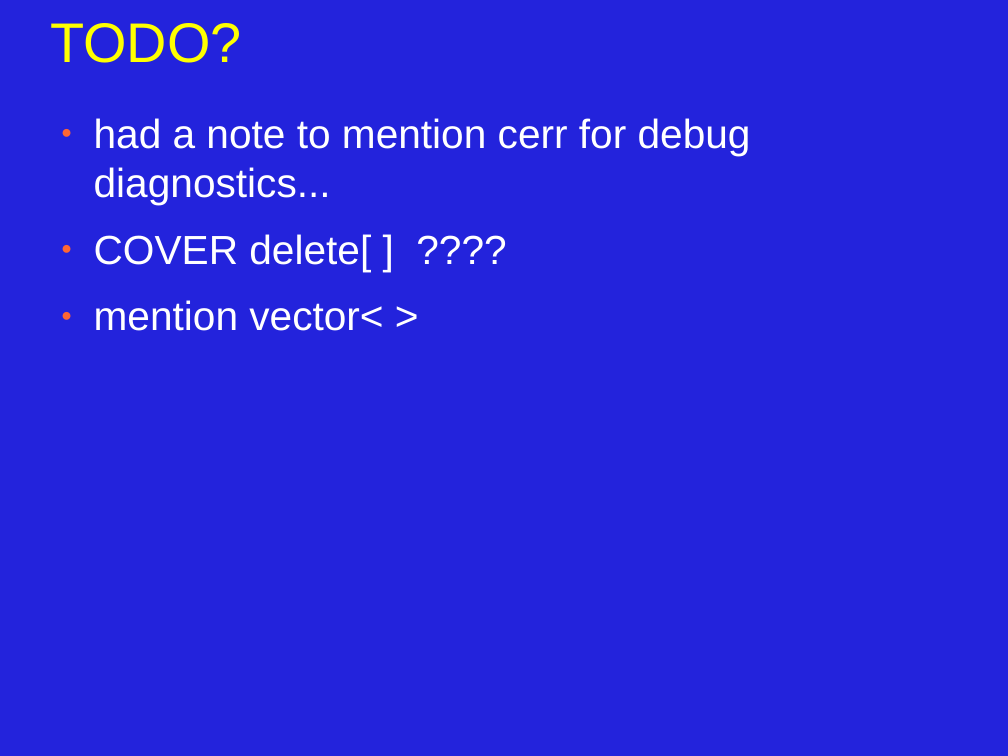
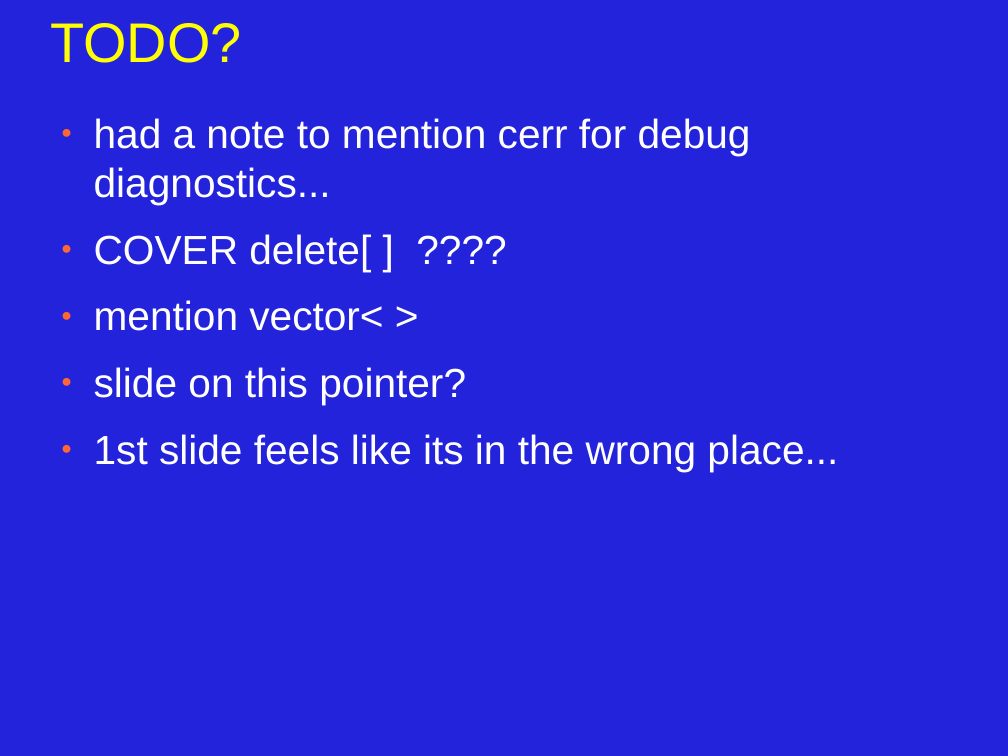
Before and after one commit to JonJagger/two-day-courses, a slide deck: slide 26 of cppf/04_Objects_Classes_and_Lifetime.odp. Drawn at 1008x756 pixels with LibreOffice and Linux fonts; fonts in the diff are those of the drawing. Boxes give left, top, right and bottom in pixels: in the first picture for what was removed or moved away, otherwise in the second. Text is boxed around its words. In the diff, an @@ line names an element or a change of style, - is before the commit and + after.

Commit message:
copied slides into summary; ch 8 partially done; went through all slides and tidied up and corrected typos

```diff
--- a/cppf/04_Objects_Classes_and_Lifetime.odp
+++ b/cppf/04_Objects_Classes_and_Lifetime.odp
@@ text at <box>94,367,838,472</box>: paragraphs added @@
+● slide on this pointer?
+● 1st slide feels like its in the wrong place...
```
Also in this commit, not shown: 8 other slides changed, 6 other files.
